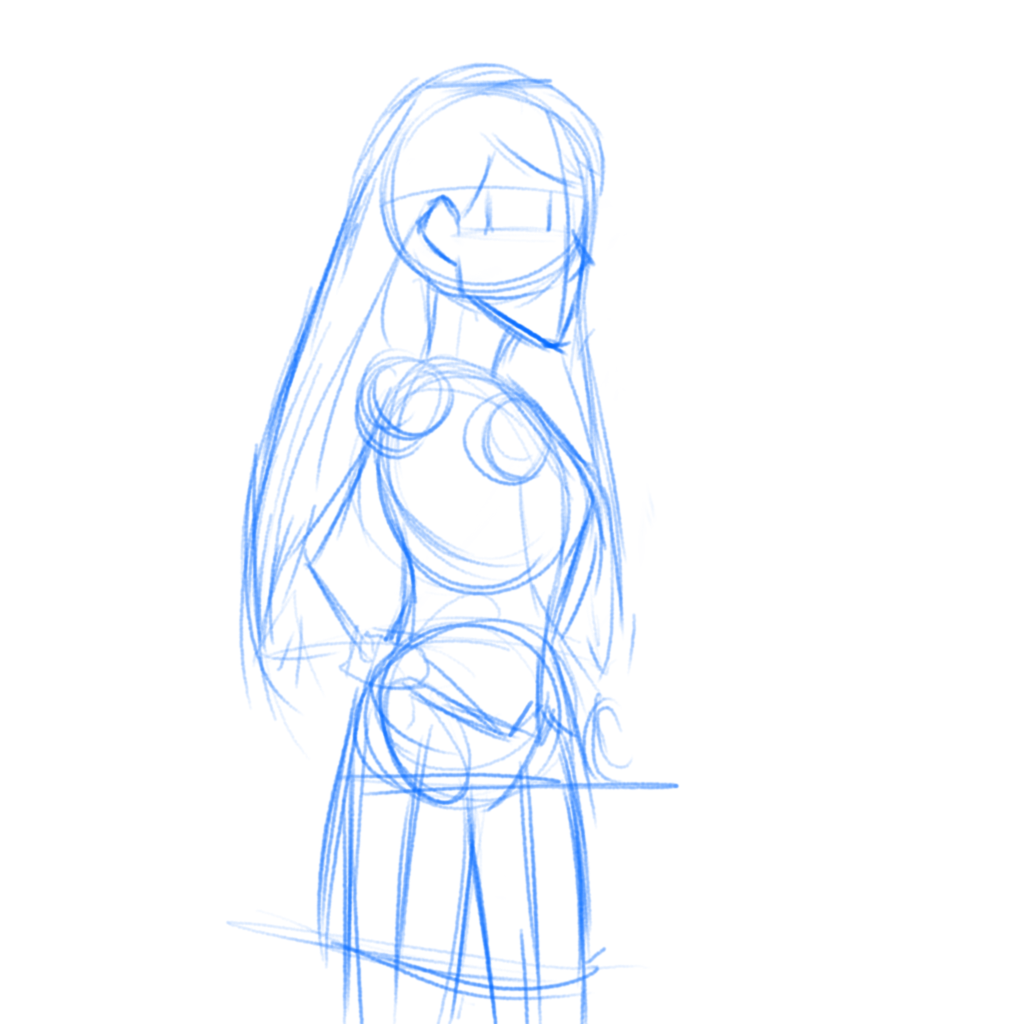
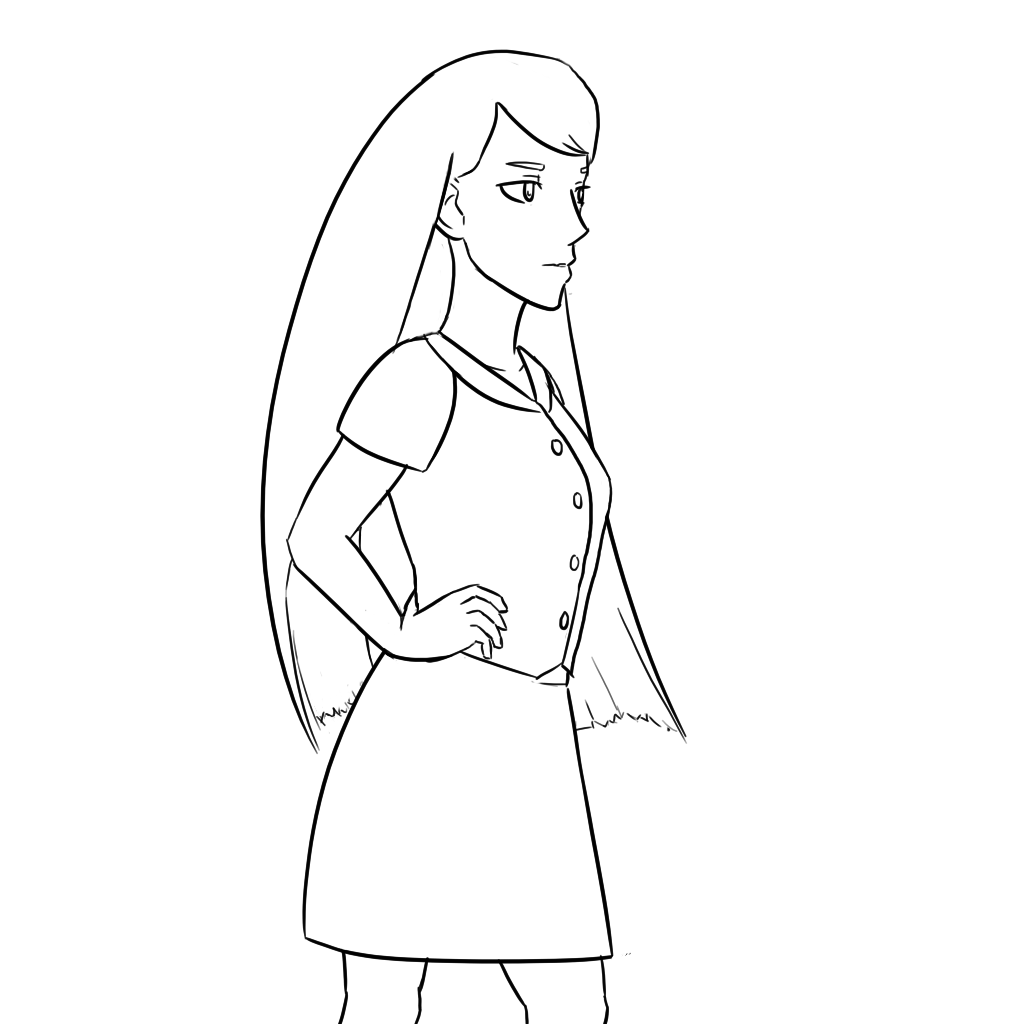
Two versions of the same layered image (1024×1024). Layer-by-layer changes:
painted on "line" over [260, 49, 688, 1024]
hid "sketch", opacity 100% → 17%, painted on it over [225, 61, 688, 1024]
